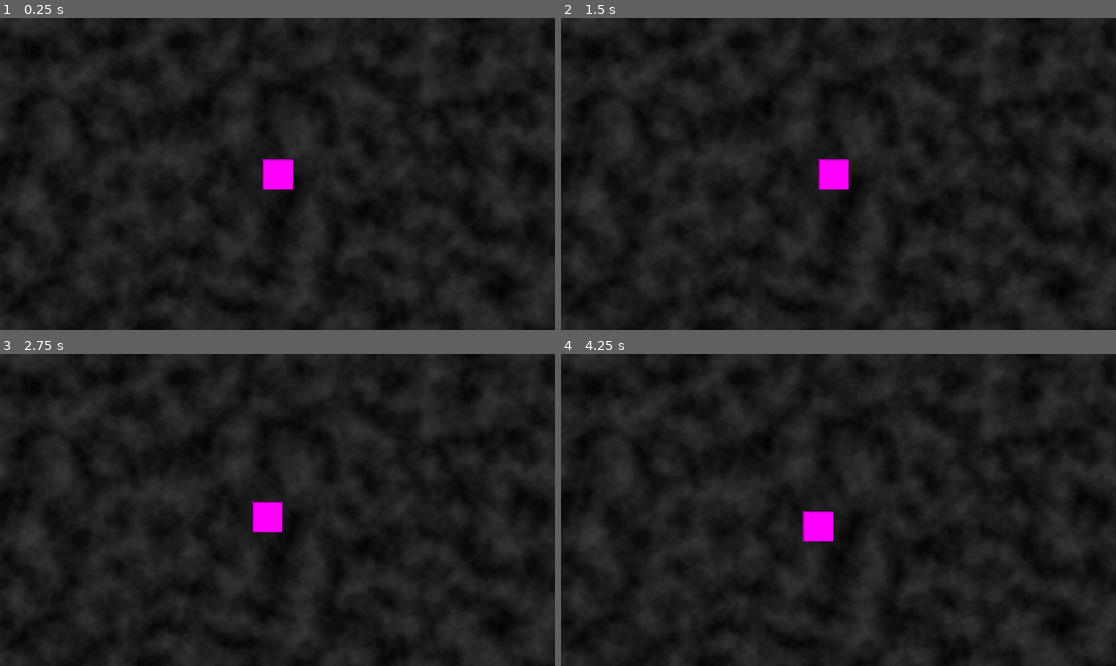
Above: before the commit, frames 1-4 (two rows, left to right).
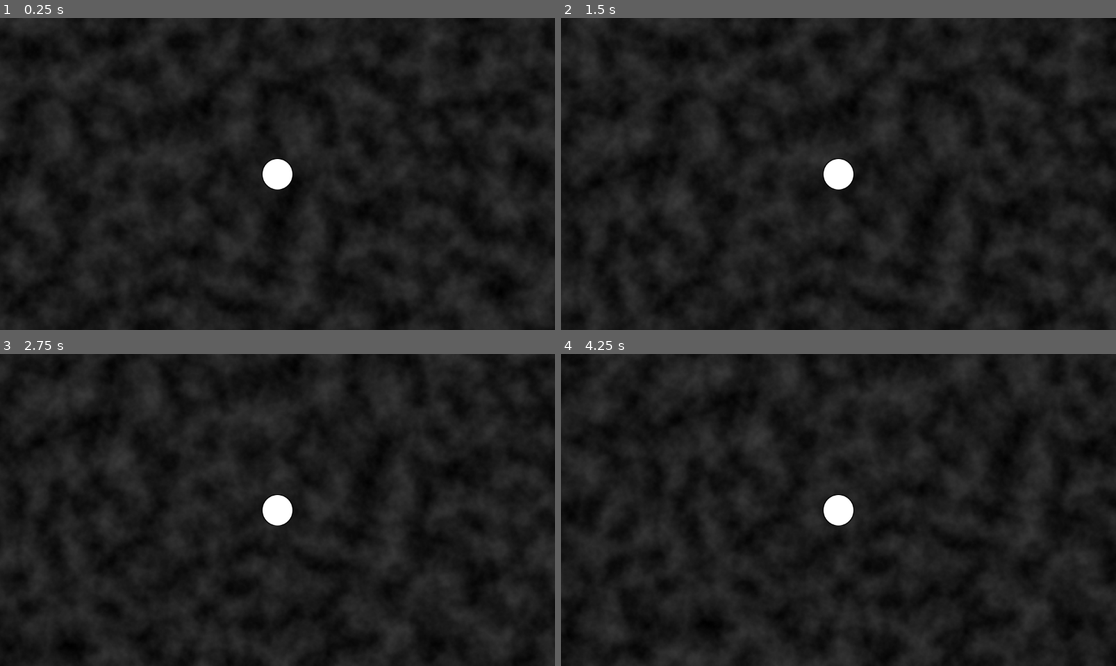
Above: after the commit, the same moments.

Repository: HellHoleStudios/ldjam58
Game: Godot game, scene res://scene/game.tscn
Same seed, same stepped clock (60 frames per second), same inputs: the game is played once before the commit and once after it.
Inputs:
- Up to frame 1 (0.25 s): no input
- Up to frame 2 (1.5 s): tap Enter at 0.5 s; hold A (A) 0.53-1.28 s; tap D (D) at 0.8, 1.35 s
- Up to frame 3 (2.75 s): tap S (S) at 1.55 s; tap Space at 2 s; hold S (S) from 2.03 s (still down); tap W (W) at 2.3 s
- Up to frame 4 (4.25 s): release S (S) at 2.78 s; tap W (W) at 2.85 s; tap A (A) at 3.05 s; hold A (A) from 3.53 s (still down); tap D (D) at 3.8 s

The runs differ from the first frame. In frame 1, 0.5% of the frame differs, in the area x 47-53%, y 44-56%; in frame 2, 5.5%; in frame 3, 5.2%; in frame 4, 6.6%, in the area x 0-100%, y 0-100%.

Commit message:
new player movement

Diff:
--- a/project.godot
+++ b/project.godot
@@ -45,6 +45,7 @@
 [physics]
 
 2d/default_gravity=0.0
+2d/default_linear_damp=1.0
 
 [rendering]
 
--- a/scene/game.tscn
+++ b/scene/game.tscn
@@ -1,6 +1,7 @@
-[gd_scene load_steps=6 format=3 uid="uid://brvqecxd83x06"]
+[gd_scene load_steps=7 format=3 uid="uid://brvqecxd83x06"]
 
 [ext_resource type="Script" uid="uid://ca7xk712gbxyn" path="res://script/ui/player.gd" id="1_5kiuu"]
+[ext_resource type="Texture2D" uid="uid://cjov3jkh1ym6u" path="res://texture/circle.png" id="2_dbls1"]
 
 [sub_resource type="Gradient" id="Gradient_5kiuu"]
 colors = PackedColorArray(0, 0, 0, 1, 0.23031491, 0.23031494, 0.23031494, 1)
@@ -13,8 +14,8 @@
 noise = SubResource("FastNoiseLite_qkg6r")
 color_ramp = SubResource("Gradient_5kiuu")
 
-[sub_resource type="PlaceholderTexture2D" id="PlaceholderTexture2D_hbuao"]
-size = Vector2(64, 64)
+[sub_resource type="CircleShape2D" id="CircleShape2D_5kiuu"]
+radius = 32.0
 
 [node name="Game" type="Node2D"]
 
@@ -22,14 +23,14 @@
 position = Vector2(-28, 1)
 texture = SubResource("NoiseTexture2D_3fokd")
 
-[node name="player" type="RigidBody2D" parent="."]
+[node name="player" type="CharacterBody2D" parent="."]
 script = ExtResource("1_5kiuu")
 
 [node name="Sprite2D" type="Sprite2D" parent="player"]
-texture = SubResource("PlaceholderTexture2D_hbuao")
+texture = ExtResource("2_dbls1")
 
 [node name="Camera2D" type="Camera2D" parent="player/Sprite2D"]
-position_smoothing_enabled = true
-rotation_smoothing_enabled = true
-drag_horizontal_enabled = true
-drag_vertical_enabled = true
+limit_enabled = false
+
+[node name="CollisionShape2D" type="CollisionShape2D" parent="player"]
+shape = SubResource("CircleShape2D_5kiuu")
--- a/script/ui/player.gd
+++ b/script/ui/player.gd
@@ -1,24 +1,19 @@
-extends RigidBody2D
+extends CharacterBody2D
 
-const MOVE_IMPULSE = 5.0 #TODO Magic Number
+# Constants for movement tuning
+@export var SPEED = 300.0
+@export var ACCELERATION = 5.0 # Higher value means faster acceleration/deceleration
 
-# TODO
-func _input(event: InputEvent) -> void:
-	var direction = Vector2.ZERO
+func _physics_process(delta):
+	# 1. Get the player input direction
+	var input_direction = Input.get_vector("A", "D", "W", "S").normalized()
 
-	# Check for discrete "just pressed" events
-	if Input.is_action_pressed("D"):
-		direction.x += 1
-	if Input.is_action_pressed("A"):
-		direction.x -= 1
-	if Input.is_action_pressed("W"):
-		direction.y -= 1
-	if Input.is_action_pressed("S"):
-		direction.y += 1
+	# 2. Calculate the target velocity
+	var target_velocity = input_direction * SPEED
 
-	# Apply the impulse on the frame the key is pressed
-	if direction != Vector2.ZERO:
-		# Normalize to prevent faster diagonal impulse
-		direction = direction.normalized()
-		# Apply the central impulse
-		apply_central_impulse(direction * MOVE_IMPULSE)
+	# 3. Smoothly accelerate/decsdselerate towards the target velocity using lerp
+	# This is the key to smooth movement.
+	velocity = velocity.lerp(target_velocity, ACCELERATION * delta)
+
+	# 4. Apply movement
+	move_and_slide()
Binary file added: texture/circle.png
Not shown, added: texture/circle.png.import
